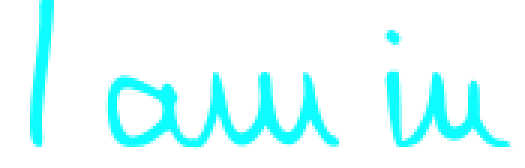
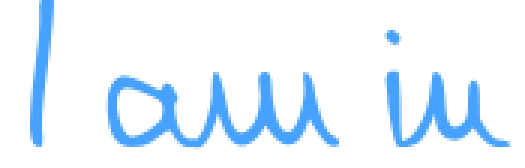
Layered file, before and after one edit (525x168). Changes by layer:
painted on "I am in" over box(30, 0, 513, 150)
